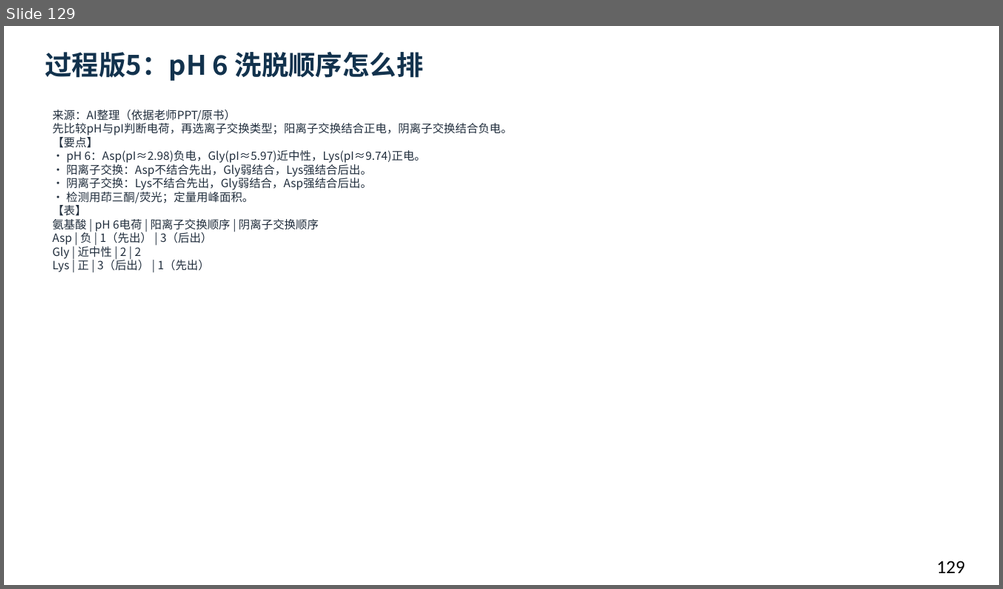
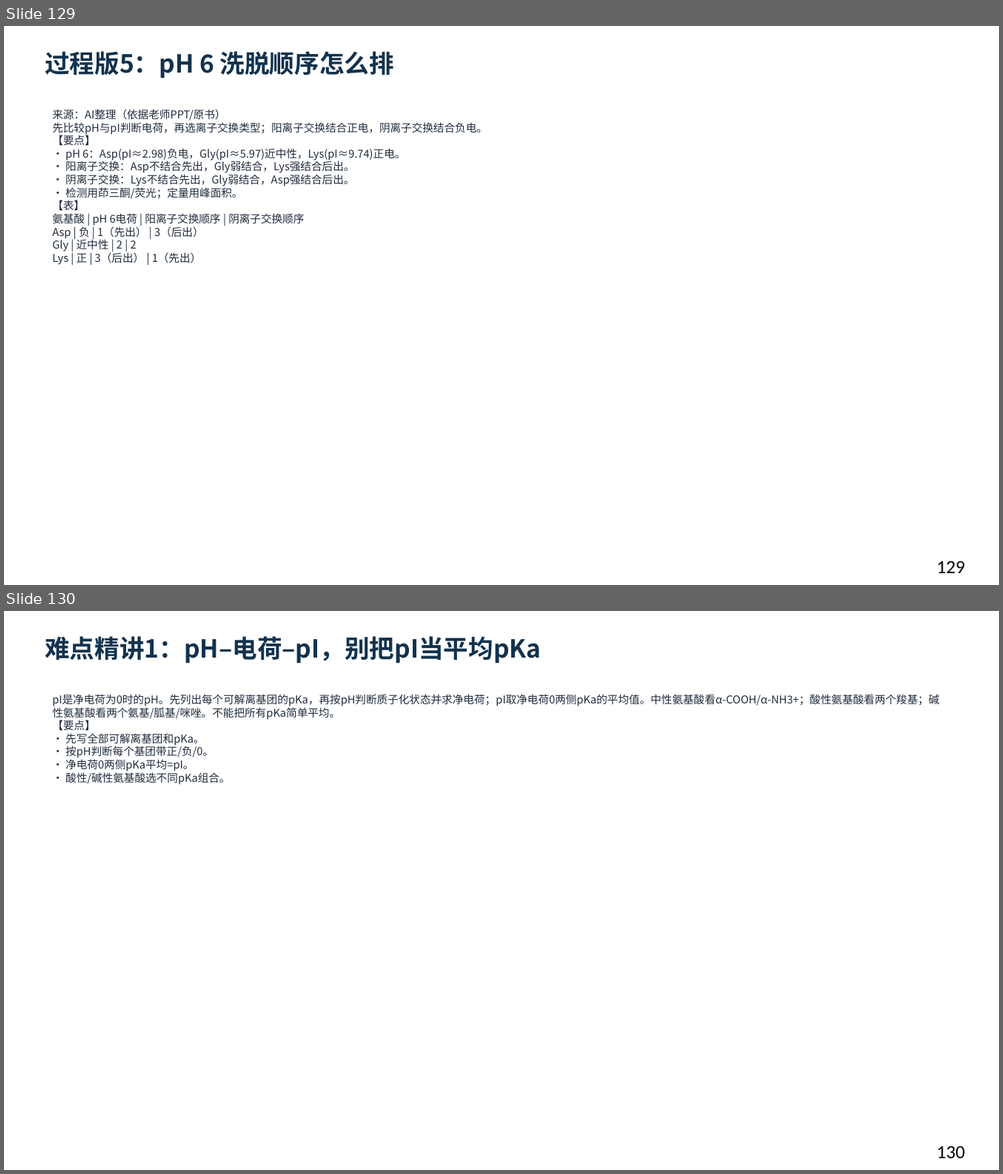
Before and after one commit to newkan-li/Biochemistry, a slide deck: downloads/bc02-ai-style.pptx. Shown one above the other, each under a label of ours: slide 129 before the commit, slides 129 and 130 after it. The pictures are 1003x589 and 1003x1174 pixels, drawn with LibreOffice and Linux fonts; fonts in the diff are those of the drawing. Boxes give left, top, right and bottom in pixels: in the first picture for what was removed or moved away, otherwise in the second. Text is boxed around its words. In the diff, an @@ line names an element or a change of style, - is before the commit and + after.

```diff
--- a/downloads/bc02-ai-style.pptx
+++ b/downloads/bc02-ai-style.pptx
@@ slide 130 added at (4,611,999,1170), background #FFFFFF @@
@@ text added at (45,636,540,664), 24 pt, text #12324D, bold @@
+难点精讲1：pH–电荷–pI，别把pI当平均pKa
@@ text added at (52,694,939,785), 10.5 pt, text #202D3C @@
+pI是净电荷为0时的pH。先列出每个可解离基团的pKa，再按pH判断质子化状态并求净电荷；pI取净电荷0两侧pKa的平均值。中性氨基酸看α-COOH/α-NH3+；酸性氨基酸看两个羧基；碱性氨基酸看两个氨基/胍基/咪唑。不能把所有pKa简单平均。
+【要点】
+• 先写全部可解离基团和pKa。
+• 按pH判断每个基团带正/负/0。
+• 净电荷0两侧pKa平均=pI。
+• 酸性/碱性氨基酸选不同pKa组合。
@@ text added at (936,1146,965,1159), 18 pt, text #000000 @@
+130
@@ slide 129 changed as well @@
@@ text "过程版5：pH 6 洗脱顺序怎么排" at (45,51,394,79): size 26 to 24 pt @@
@@ text "来源：AI整理（依据老师PPT/原书） 先比较pH与pI判断电荷，再选离子交换类型；阳离子交换结合正电，阴离子交换结合负 ..." at (52,109,487,265): size 11 to 10.5 pt @@
```
Also in this commit, not shown: 129 other slides changed, 2 other slides added, 18 other files.
